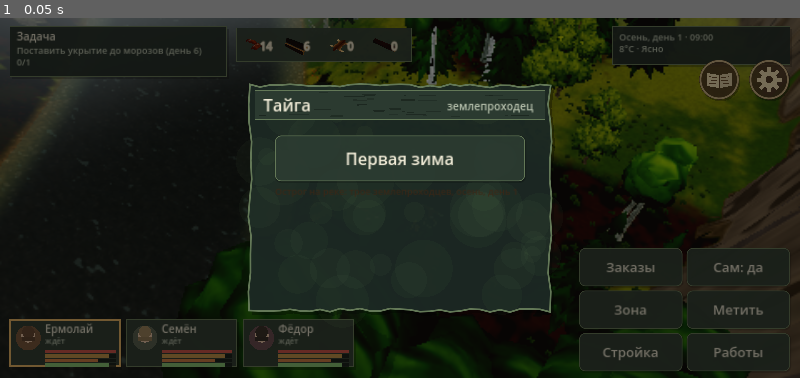
Above: before the commit, frame 1.
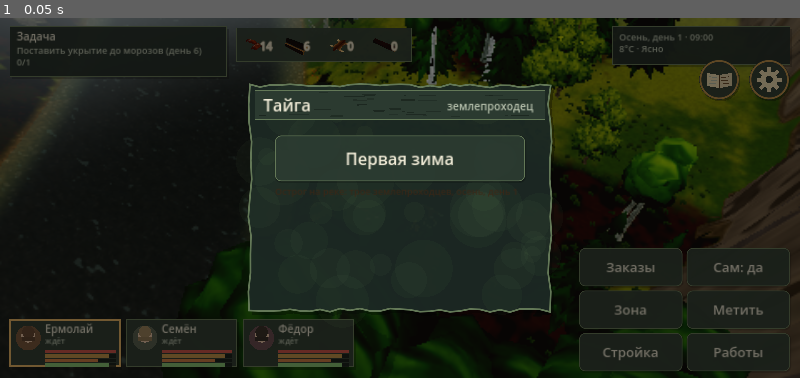
Above: after the commit, the same moment.

Repository: Masuku4129/Game
Game: Godot game, scene res://scenes/main.tscn
The game is run twice, just before and just after one commit, with the same random seed, the same clock (stepped at 60 frames per second) and the same inputs.
Inputs:
- Up to frame 1 (0.05 s): no input

The runs differ from the first frame. In frame 1, 0.1% of the frame differs, in the area x 87-99%, y 11-23%.

Commit message:
Restyle settings gear icon with unified woodland palette

Diff:
--- a/game/scripts/settings.gd
+++ b/game/scripts/settings.gd
@@ -8,6 +8,7 @@
 ## Предел кадров (30/60) — отдельно; на экране 120 Гц без предела телефон греется вдвое.
 
 const CFG := "user://settings.cfg"
+const UI = preload("res://scripts/ui_palette.gd")
 const SHEET = preload("res://scripts/camp_ui.gd").Sheet
 const INV = preload("res://scripts/inventory.gd")
 const PRESETS := [
@@ -42,15 +43,15 @@
 		var c := size * 0.5
 		var r := minf(size.x, size.y) * 0.5 - 4.0
 		draw_circle(c + Vector2(3, 4), r, Color(0, 0, 0, 0.3))
-		draw_circle(c, r, Color(0.3, 0.21, 0.13, 0.82) if not is_pressed() else Color(0.45, 0.31, 0.18, 0.9))
-		draw_arc(c, r - 3.0, 0.0, TAU, 40, Color(0.86, 0.76, 0.56, 0.9), 3.0, true)
+		draw_circle(c, r, UI.PANEL_SOFT if not is_pressed() else UI.PANEL_HOVER)
+		draw_arc(c, r - 3.0, 0.0, TAU, 40, UI.ACCENT, 3.0, true)
 		var lc := Color(0.95, 0.88, 0.7)
 		if kind == "gear":
 			for k in 8:
 				var a := TAU * k / 8.0
 				draw_line(c + Vector2(cos(a), sin(a)) * r * 0.3, c + Vector2(cos(a), sin(a)) * r * 0.62, lc, r * 0.2)
 			draw_circle(c, r * 0.42, lc)
-			draw_circle(c, r * 0.18, Color(0.3, 0.21, 0.13))
+			draw_circle(c, r * 0.18, UI.PANEL)
 		else:
 			# раскрытая книга
 			var w := r * 0.62
@@ -59,7 +60,7 @@
 			draw_colored_polygon(PackedVector2Array([c + Vector2(w, -h * 0.8), c + Vector2(0, -h * 0.55), c + Vector2(0, h), c + Vector2(w, h * 0.75)]), lc.darkened(0.08))
 			for k in 3:
 				var y := -h * 0.35 + k * h * 0.38
-				draw_line(c + Vector2(-w * 0.8, y), c + Vector2(-w * 0.15, y + h * 0.12), Color(0.4, 0.28, 0.16), 2.0)
+				draw_line(c + Vector2(-w * 0.8, y), c + Vector2(-w * 0.15, y + h * 0.12), UI.TEXT_MUTED, 2.0)
 				draw_line(c + Vector2(w * 0.15, y + h * 0.12), c + Vector2(w * 0.8, y), Color(0.4, 0.28, 0.16), 2.0)
 			draw_line(c + Vector2(0, -h * 0.55), c + Vector2(0, h), Color(0.3, 0.2, 0.1), 2.5)
 
